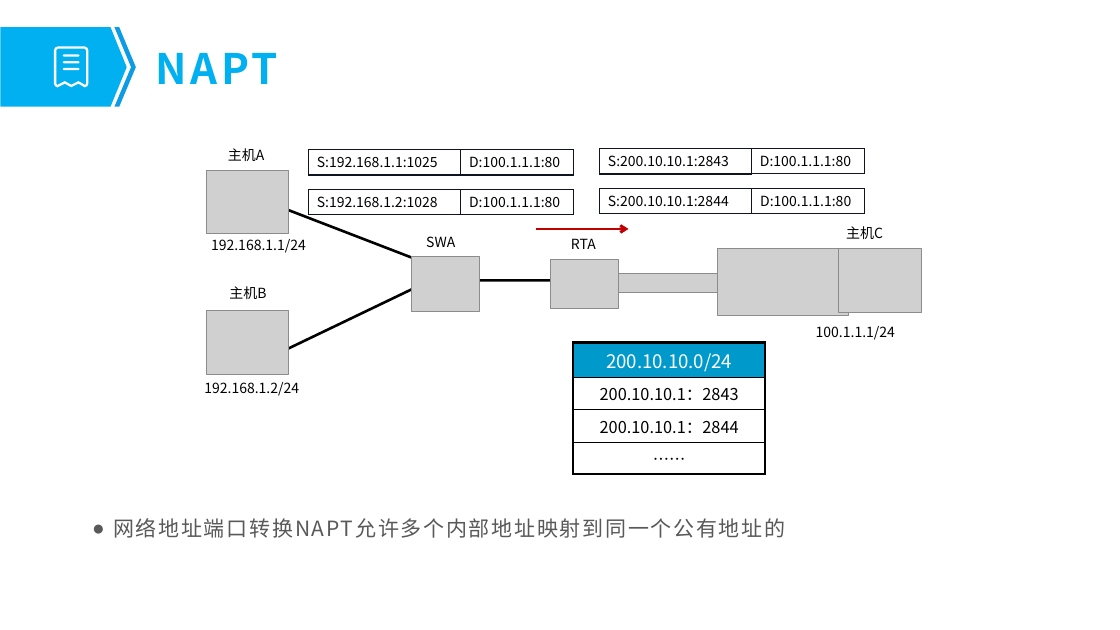
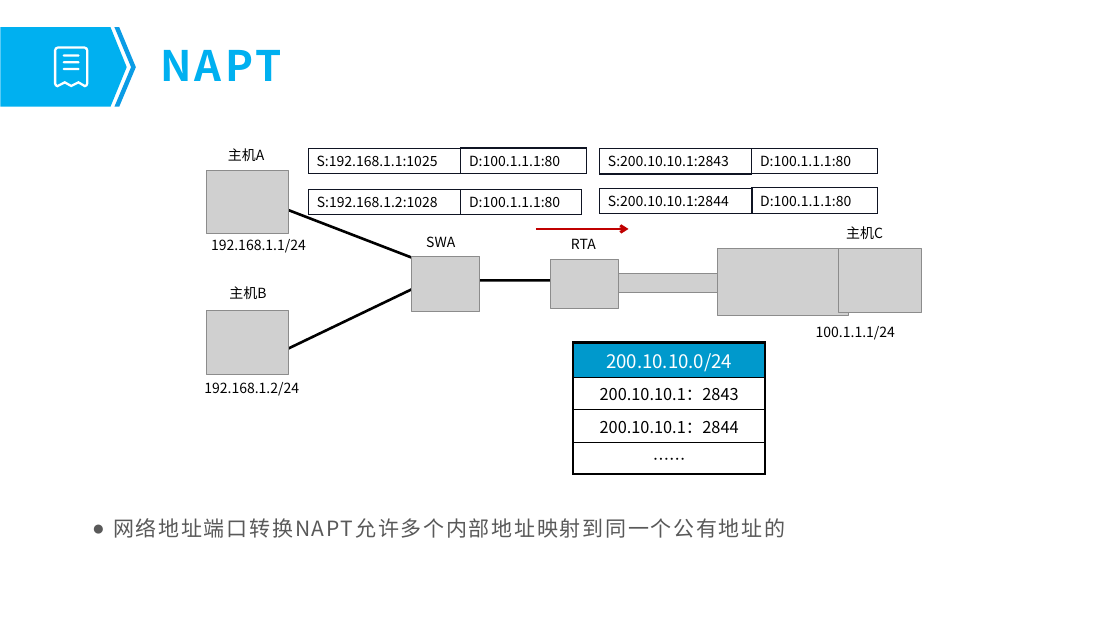
Before and after one commit to fengyuan-liang/notes, a slide deck: slide 11 of 树莓派与内网穿透.pptx (slide 12 before the commit). Drawn at 1120x630 pixels with LibreOffice and Linux fonts; fonts in the diff are those of the drawing; grey boxes stand for pictures. Boxes give left, top, right and bottom in pixels: in the first picture for what was removed or moved away, otherwise in the second. Text is boxed around its words. In the diff, an @@ line names an element or a change of style, - is before the commit and + after.

```diff
--- a/树莓派与内网穿透.pptx
+++ b/树莓派与内网穿透.pptx
@@ title "NAPT" moved from (x1=156, y1=53, x2=278, y2=84) to (x1=160, y1=50, x2=282, y2=81) @@
@@ rectangle "D:100.1.1.1:80" resized from (x1=461, y1=150, x2=574, y2=176) to (x1=461, y1=148, x2=587, y2=173) @@
@@ rectangle "D:100.1.1.1:80" resized from (x1=752, y1=149, x2=865, y2=174) to (x1=752, y1=149, x2=878, y2=174) @@
@@ rectangle "D:100.1.1.1:80" resized from (x1=461, y1=190, x2=574, y2=215) to (x1=461, y1=190, x2=582, y2=215) @@
@@ rectangle "D:100.1.1.1:80" resized from (x1=752, y1=188, x2=865, y2=214) to (x1=752, y1=188, x2=877, y2=213) @@
```
Also in this commit, not shown: 2 other slides changed, 3 slides added, 28 slides removed, 1 other file.
